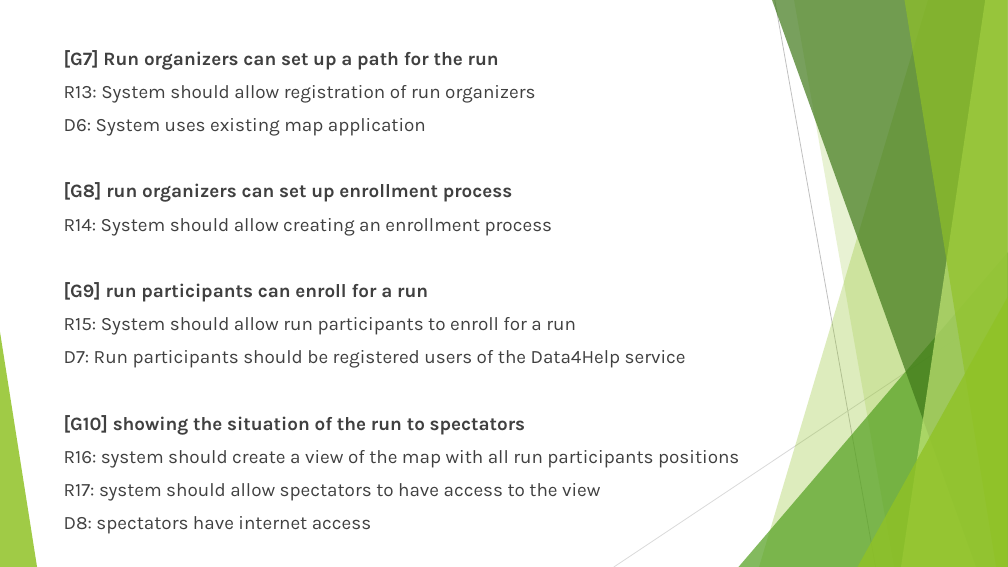
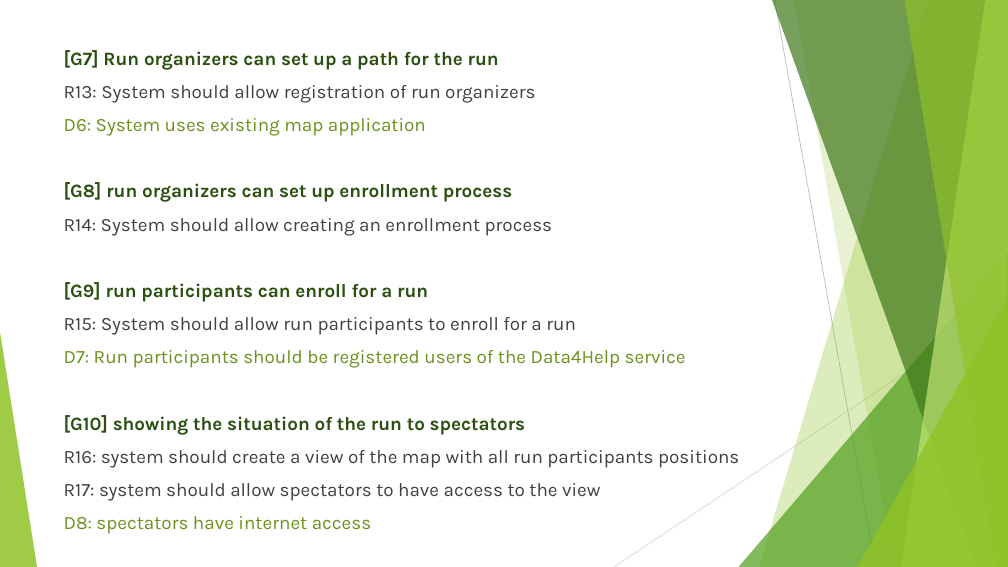
Before and after one commit to lesieulo/GopalakrishnanLesieurBrellmann, a slide deck: slide 5 of presentation.pptx. Drawn at 1008x567 pixels with LibreOffice and Linux fonts; fonts in the diff are those of the drawing. Boxes give left, top, right and bottom in pixels: in the first picture for what was removed or moved away, otherwise in the second. Text is boxed around its words. In the diff, an @@ line names an element or a change of style, - is before the commit and + after.

```diff
--- a/presentation.pptx
+++ b/presentation.pptx
@@ text at [64, 50, 686, 534]: text colour #404040 to #2A5010 in "[G7] Run organizers can set up a ...", "[G8] run organizers can set up enrollment ...", "[G9] run participants can enroll for a ...", "[G10] showing the situation of the run ..."; text colour #404040 to #6C921D in "D6: System uses existing map application", "D7: Run participants should be registered users ...", "D8: spectators have internet access" @@
```
Also in this commit, not shown: 3 other slides changed.
